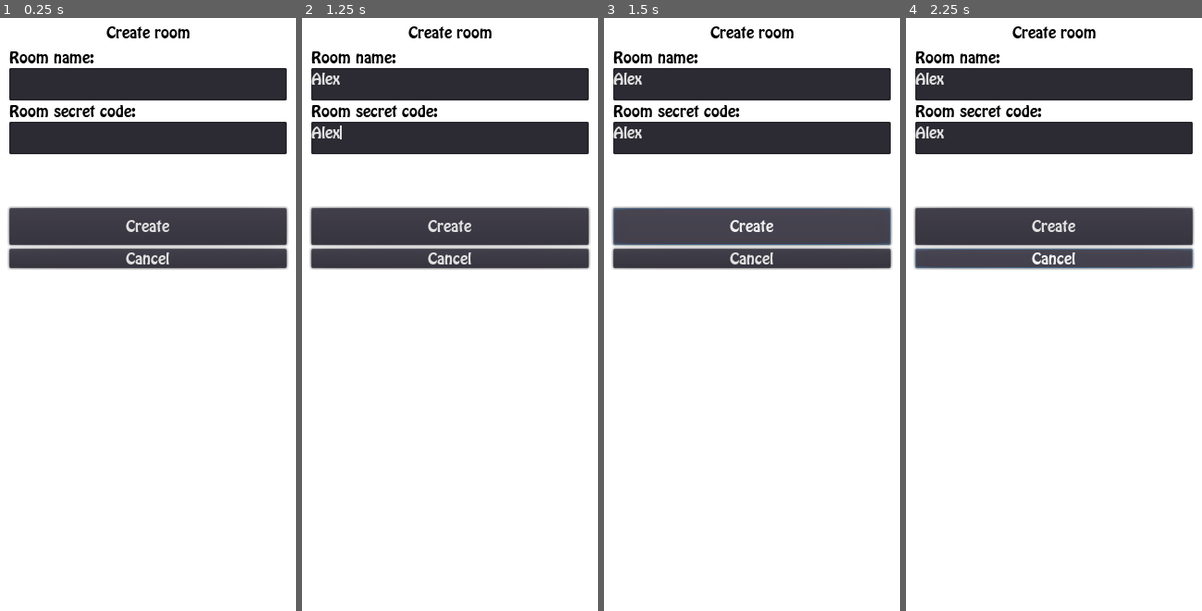
Above: before the commit, frames 1-4 (left to right).
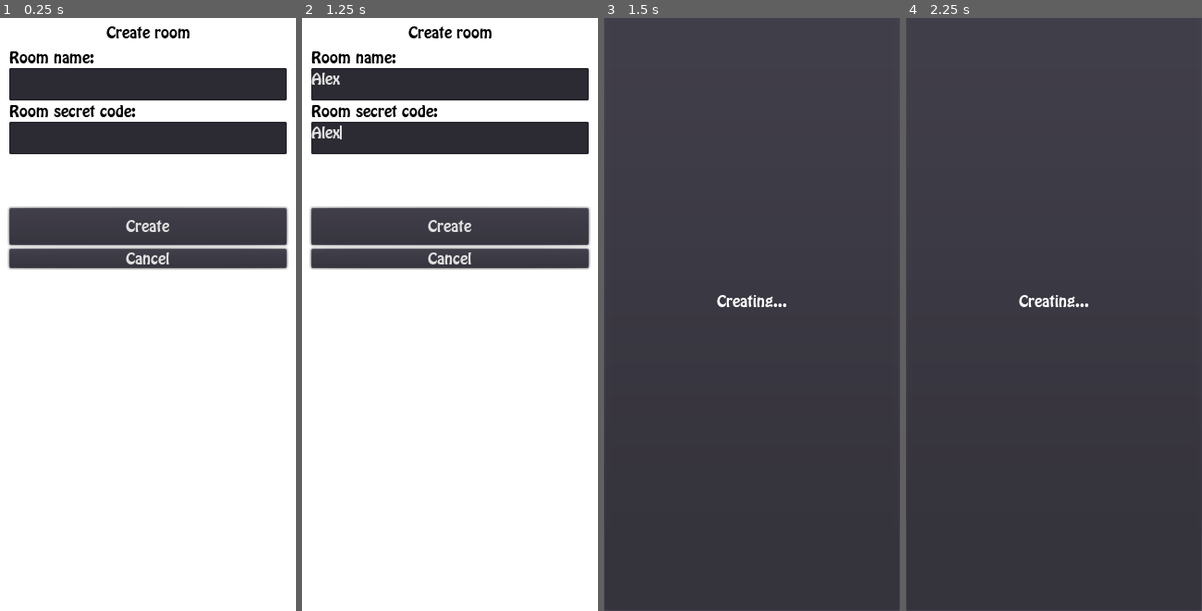
Above: after the commit, the same moments.

Repository: fresnohernandez99/socket-game
Game: Godot game, scene res://scenes/gui/CreateRoom.tscn
Same seed, same stepped clock (60 frames per second), same inputs: the game is played once before the commit and once after it. This scene is started directly instead of the project's main scene.
Inputs (mouse positions are in pixels of both pictures, inside the frame that each line leads up to):
- Up to frame 1 (0.25 s): no input
- Up to frame 2 (1.25 s): click (450, 83) at 0.52 s; type "Alex" at 0.6 s; click (450, 136) at 0.75 s; type "Alex" at 0.83 s
- Up to frame 3 (1.5 s): click "Create" at 1.25 s
- Up to frame 4 (2.25 s): click "Cancel" at 2 s

Frames 1-2 are identical in both runs. In frame 3, 83% of the frame differs, in the area x 0-100%, y 0-100%; in frame 4, 83%.

Commit message:
[ADD] - cancel room functionality added

Diff:
--- a/scenes/gui/CreateRoom.gd
+++ b/scenes/gui/CreateRoom.gd
@@ -3,6 +3,7 @@
 onready var nameTextEdit = $Control/VBoxContainer/NameTextEdit
 onready var roomCodeTextEdit = $Control/VBoxContainer/RoomCodeTextEdit
 onready var errorDialog = $Control/ErrorDialog
+onready var creatingDialog = $Control/CreatingDialog
 
 
 func _process(delta):
@@ -21,11 +22,16 @@
 		RoomInfo.roomName = roomName
 		RoomInfo.code = roomCode
 		SocketManager.createRoom(roomName, roomCode)
+		creatingDialog.show()
 
 func onCreateRoom():
 	SocketManager.INTENT_CREATE_ROOM_ACTIVE = SocketManager.NOT_REQUESTED_STATE
-
+	get_tree().change_scene("res://scenes/gui/WaitingLobby.tscn")
 
 
 func _on_CreateRoomBtn_pressed():
 	callCreateRoom()
+
+
+func _on_CancelBtn_pressed():
+	get_tree().change_scene("res://scenes/gui/RoomList.tscn")
--- a/scenes/gui/CreateRoom.tscn
+++ b/scenes/gui/CreateRoom.tscn
@@ -93,4 +93,21 @@
 align = 1
 valign = 1
 
+[node name="CreatingDialog" type="WindowDialog" parent="Control"]
+anchor_right = 1.0
+anchor_bottom = 1.0
+window_title = "Confirm"
+
+[node name="Label2" type="Label" parent="Control/CreatingDialog"]
+anchor_right = 1.0
+anchor_bottom = 1.0
+margin_left = 8.0
+margin_top = 8.0
+margin_right = -8.0
+margin_bottom = -37.0
+text = "Creating..."
+align = 1
+valign = 1
+
 [connection signal="pressed" from="Control/VBoxContainer/CreateRoomBtn" to="." method="_on_CreateRoomBtn_pressed"]
+[connection signal="pressed" from="Control/VBoxContainer/CancelBtn" to="." method="_on_CancelBtn_pressed"]
--- a/scenes/gui/RoomItem.tscn
+++ b/scenes/gui/RoomItem.tscn
@@ -3,6 +3,7 @@
 [node name="RoomItem" type="Control"]
 anchor_right = 1.0
 margin_bottom = 82.0
+rect_min_size = Vector2( 0, 82 )
 
 [node name="ColorRect2" type="ColorRect" parent="."]
 anchor_right = 1.0
--- /dev/null
+++ b/scenes/gui/WaitingLobby.gd
@@ -0,0 +1,25 @@
+extends Node
+
+
+# Declare member variables here. Examples:
+# var a = 2
+# var b = "text"
+
+
+# Called when the node enters the scene tree for the first time.
+func _ready():
+	pass # Replace with function body.
+
+
+# Called every frame. 'delta' is the elapsed time since the previous frame.
+#func _process(delta):
+#	pass
+
+
+func _on_CancelBtn_pressed():
+	SocketManager.cancelRoom()
+	get_tree().change_scene("res://scenes/gui/RoomList.tscn")
+
+
+func _on_StartBtn_pressed():
+	pass # Replace with function body.
--- /dev/null
+++ b/scenes/gui/WaitingLobby.tscn
@@ -0,0 +1,60 @@
+[gd_scene load_steps=2 format=2]
+
+[ext_resource path="res://scenes/gui/WaitingLobby.gd" type="Script" id=1]
+
+[node name="WaitingLobby" type="Node"]
+script = ExtResource( 1 )
+
+[node name="Control" type="Control" parent="."]
+anchor_right = 1.0
+anchor_bottom = 1.0
+
+[node name="ColorRect" type="ColorRect" parent="Control"]
+anchor_right = 1.0
+anchor_bottom = 1.0
+
+[node name="Label" type="Label" parent="Control"]
+anchor_left = 0.5
+anchor_right = 0.5
+margin_left = -27.0
+margin_top = 8.0
+margin_right = 27.0
+margin_bottom = 23.0
+custom_colors/font_color = Color( 0, 0, 0, 1 )
+text = "Waiting"
+align = 1
+
+[node name="ScrollContainer" type="ScrollContainer" parent="Control"]
+anchor_right = 1.0
+anchor_bottom = 1.0
+margin_left = 10.0
+margin_top = 160.0
+margin_right = -10.0
+margin_bottom = -130.0
+
+[node name="VBoxContainer" type="VBoxContainer" parent="Control/ScrollContainer"]
+
+[node name="StartBtn" type="Button" parent="Control"]
+anchor_left = 0.5
+anchor_top = 1.0
+anchor_right = 0.5
+anchor_bottom = 1.0
+margin_left = 63.5
+margin_top = -61.0
+margin_right = 112.5
+margin_bottom = -40.0
+text = "Start"
+
+[node name="CancelBtn" type="Button" parent="Control"]
+anchor_left = 0.5
+anchor_top = 1.0
+anchor_right = 0.5
+anchor_bottom = 1.0
+margin_left = -109.5
+margin_top = -61.0
+margin_right = -50.5
+margin_bottom = -40.0
+text = "Cancel"
+
+[connection signal="pressed" from="Control/StartBtn" to="." method="_on_StartBtn_pressed"]
+[connection signal="pressed" from="Control/CancelBtn" to="." method="_on_CancelBtn_pressed"]
--- a/scripts/socket/SocketManager.gd
+++ b/scripts/socket/SocketManager.gd
@@ -180,7 +180,12 @@
 
 	_send(INTENT_GET_ROOMS, null)
 
-
+func cancelRoom():
+	INTENT_CANCEL_ROOM_ACTIVE = LOADING_STATE
+	_send(INTENT_CANCEL_ROOM, {
+		"hostId": Session.playerId,
+		"roomId": Session.playerId
+	})
 
 
 ################################################
